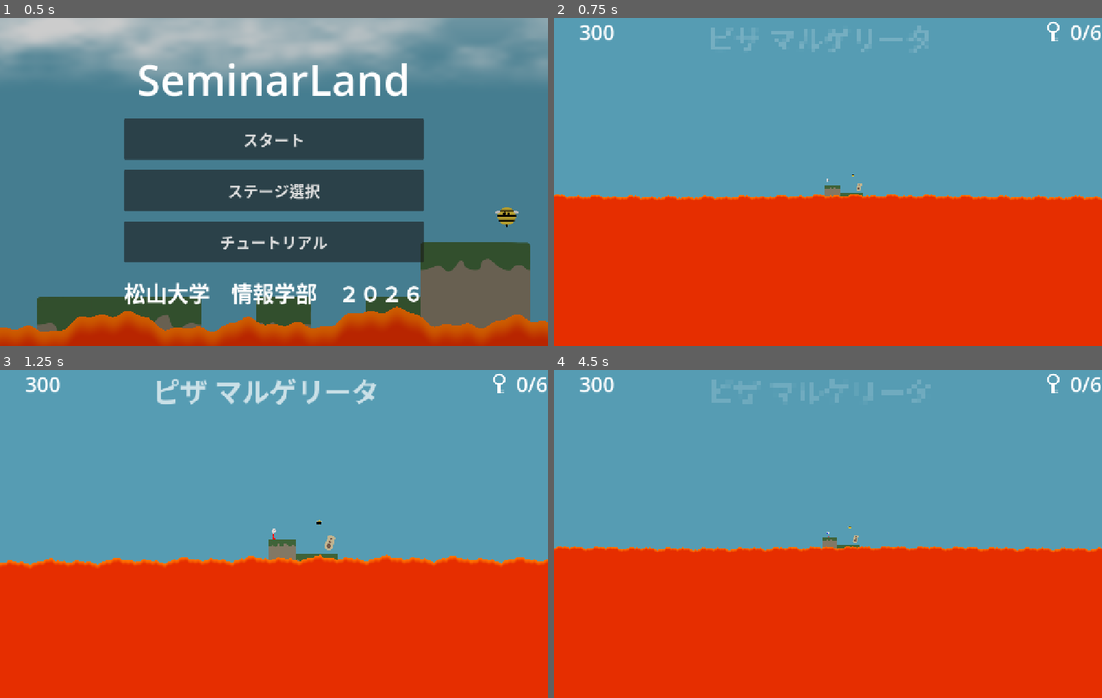
Above: before the commit, frames 1-4 (two rows, left to right).
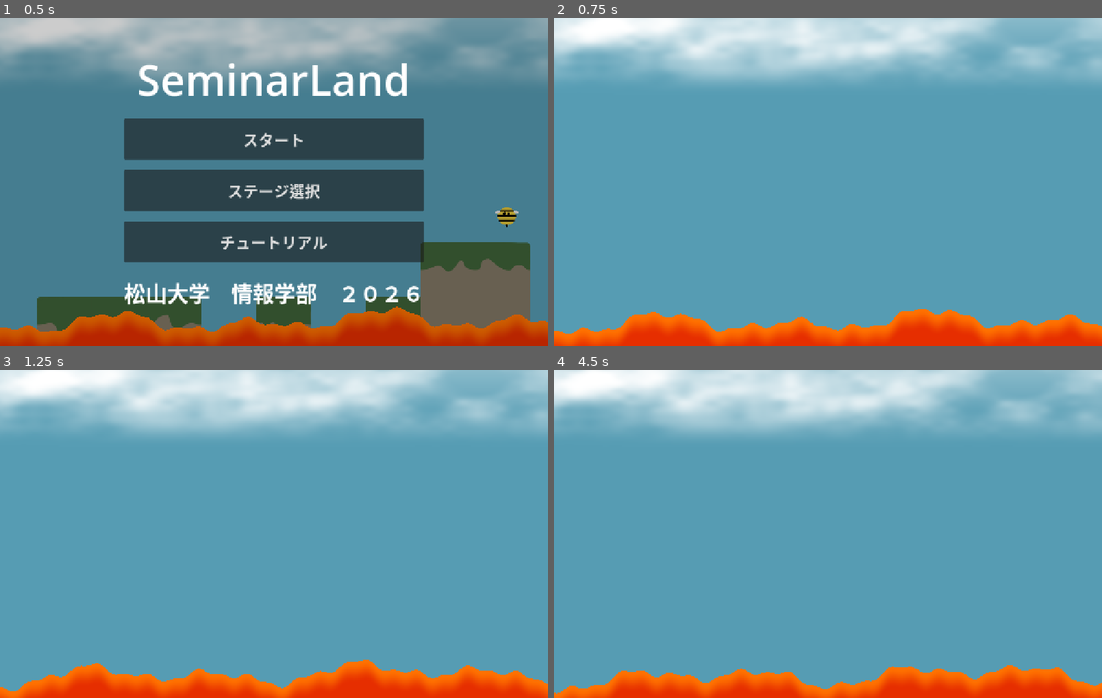
Above: after the commit, the same moments.

Repository: matsuyama-henrik-lab/seminar-land
Game: Godot game, scene res://world.tscn
Two runs of this game, one before a commit and one after it. Both use one fixed random seed, a clock stepped at 60 frames per second and the inputs below.
Inputs (mouse positions are in pixels of both pictures, inside the frame that each line leads up to):
- Up to frame 1 (0.5 s): no input
- Up to frame 2 (0.75 s): click "スタート" at 0.5 s
- Up to frame 3 (1.25 s): no input
- Up to frame 4 (4.5 s): tap Enter (ui_accept) at 1.25, 1.52 s; move the mouse to (948, 517) at 1.27 s; hold Right (ui_right) 1.28-2 s; tap Shift at 1.35, 4.35 s; click (948, 517) at 1.42 s; drag from (718, 550) to (866, 534) at 2.02 s; move the mouse to (882, 461) at 2.77 s; hold Left (ui_left) 2.78-3.5 s; tap Ctrl at 2.85 s; drag from (800, 599) to (828, 520) at 3.52 s; move the mouse to (992, 583) at 4.27 s; hold Right (ui_right) from 4.28 s (still down)

Frame 1 is identical in both runs. In frame 2, 60% of the frame differs, in the area x 0-100%, y 0-100%; in frame 3, 56%; in frame 4, 61%.

Commit message:
added another simple example level

Diff:
--- a/items_henrik/scripts/cannon.gd
+++ b/items_henrik/scripts/cannon.gd
@@ -65,17 +65,6 @@
 	queue_redraw()
 
 
-#func _process(_delta: float) -> void:
-	# In the editor, transform/property changes already trigger a redraw.
-	# The player's GRAVITY_SCALE can change without notifying us, so poll it
-	# (one float compare per frame) and redraw only when it actually changes.
-	#if not Engine.is_editor_hint():
-	#	return
-	#var gs := _gravity_scale()
-	#if gs != _last_gravity_scale:
-	#	_last_gravity_scale = gs
-	#	queue_redraw()
-
 
 func _notification(what: int) -> void:
 	if what == NOTIFICATION_TRANSFORM_CHANGED:
@@ -122,7 +111,6 @@
 		return
 
 	const gs = 1
-	#var gs := _gravity_scale()
 	# Normal gravity, then flipped gravity (as if GRAVITY_SCALE *= -1).
 	_draw_path(_simulate_path(-gs), preview_color_flipped)
 	_draw_path(_simulate_path(gs), preview_color)
@@ -159,12 +147,6 @@
 	return dir * mag
 
 
-#func _gravity_scale() -> float:
-#	if player:
-#		return player.GRAVITY_SCALE
-#	return 1.0
-
-
 # 発射アニメが終わったら、実際にプレイヤーを飛ばす / when the shoot animation ends, actually launch the player
 func _on_sprite_2d_animation_finished() -> void:
 	if _sprite.animation == "shoot":
@@ -174,5 +156,4 @@
 		_particles.emitting = true
 		player.launch(launch_velocity(),preview_seconds)   # ballistic launch (see player.gd)
 		player.ignore_input  = false
-		#player.process_mode = Node.PROCESS_MODE_INHERIT
 		player.visible = true
--- a/items_henrik/scripts/stage_title.gd
+++ b/items_henrik/scripts/stage_title.gd
@@ -13,7 +13,7 @@
 var t : float = 0;        # 演出の進み具合 / animation progress
 var state = 0             # 0:出る 1:待つ 2:消える / 0:appear 1:hold 2:disappear
 var duration = 1
-#var state = "appear"
+
 # 最初の1回だけ呼ばれる / called once when it enters the scene
 func _ready() -> void:
 	label.material.set_shader_parameter("t", 1)
--- a/world.tscn
+++ b/world.tscn
@@ -1,6 +1,7 @@
 [gd_scene format=3 uid="uid://cn8muofn8v6xv"]
 
 [ext_resource type="Script" uid="uid://bo20i3l1ra21h" path="res://world.gd" id="1_f3sb7"]
+[ext_resource type="PackedScene" uid="uid://bvbrkob1nifq1" path="res://example_levels/level_example_easy.tscn" id="2_bc84e"]
 [ext_resource type="PackedScene" uid="uid://km3q7fkj02jk" path="res://example_levels/level_cannon.tscn" id="2_cannon"]
 [ext_resource type="PackedScene" uid="uid://n44bpdeuik0m" path="res://level_end.tscn" id="3_tlwt5"]
 [ext_resource type="PackedScene" uid="uid://bnlor0v8ujw4f" path="res://example_levels/level_simple.tscn" id="4_26xuy"]
@@ -53,7 +54,7 @@
 
 [node name="World" type="Node2D" unique_id=889401220]
 script = ExtResource("1_f3sb7")
-levels = Array[PackedScene]([ExtResource("12_26xuy"), ExtResource("3_tlwt5")])
+levels = Array[PackedScene]([ExtResource("2_bc84e"), ExtResource("12_26xuy"), ExtResource("3_tlwt5")])
 exclude_from_level_select = Array[PackedScene]([ExtResource("3_tlwt5")])
 tutorial_levels = Array[PackedScene]([ExtResource("4_26xuy"), ExtResource("4_k3n1d"), ExtResource("2_cannon"), ExtResource("6_70uel"), ExtResource("7_hiqwa"), ExtResource("10_ikiii"), ExtResource("8_2u3nc"), ExtResource("9_udxuc"), ExtResource("5_2o6r5"), ExtResource("11_cbp6q")])
 background_scene = ExtResource("4_gbfbk")
